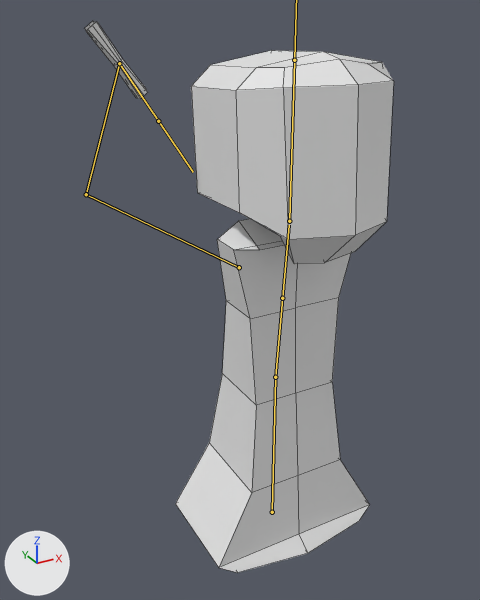
A saved change to the FBX model _UnityProject/Dissertation/Assets/Models/Characters/Main_Character/sChar_2_final_3.fbx.
The view is the same before and after, from a 50 mm camera at (-5.95, -9.39, 9.75) aimed at (0.05, 1.51, 4.3). Lighting does not change. The marker at lower left points along +X, +Y and +Z. The bones that bend it are drawn over the model as lines. Mesh edges are drawn as thin lines.
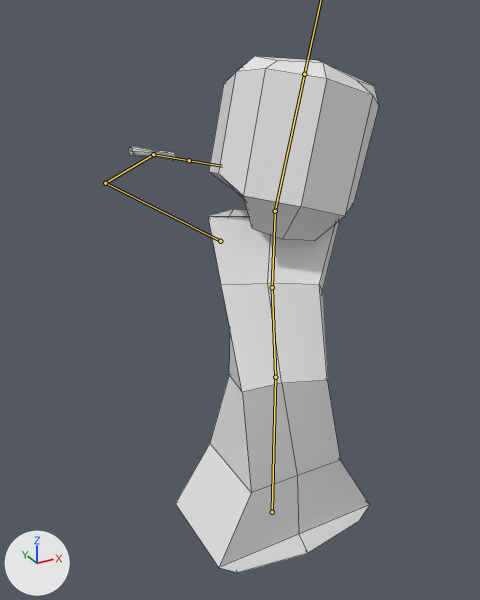
The newer file adds an action. The first version stands in its rest pose; the second is drawn at frame 27 of the action 'Armature|interrupt'.

What the commit changed:
Bone 'stomach' (bone_stomach) turns from (0, 0, 0) to (26, -27, -5) degrees about its own x, y and z.
Bone 'chest' (bone_chest) turns from (0, 0, 0) to (12, -16, 2) degrees about its own x, y and z.
Bone 'head' (bone_head) turns from (0, 0, 0) to (22, 28, -4) degrees about its own x, y and z.
Bone 'upperarm' (bone_upperarm) turns from (0, 0, 0) to (-5, 4, -7) degrees about its own x, y and z.
Bone 'forearm' (bone_forearm) turns from (0, 0, 0) to (7, -15, 19) degrees about its own x, y and z.
Bone 'hand' (bone_hand) turns from (0, 0, 0) to (53, -34, 28) degrees about its own x, y and z.

What differs and where, as boxes [x1, y1, x2, y2] in the pictures (480 x 600 px):
'Cube.001', posed (19% narrower, 6% shorter): before [85, 21, 394, 573]; after [128, 56, 379, 573]
bone 'stomach', root to tip: before (275, 377) to (282, 298); after (275, 377) to (272, 287)
bone 'chest', root to tip: before (282, 298) to (289, 225); after (272, 287) to (275, 214)
bone 'head', root to tip: before (289, 221) to (294, 60); after (275, 211) to (304, 74)
bone 'upperarm', root to tip: before (239, 267) to (86, 194); after (220, 241) to (105, 183)
bone 'forearm', root to tip: before (86, 194) to (119, 63); after (105, 183) to (153, 154)
bone 'hand', root to tip: before (119, 63) to (158, 121); after (153, 154) to (189, 160)
